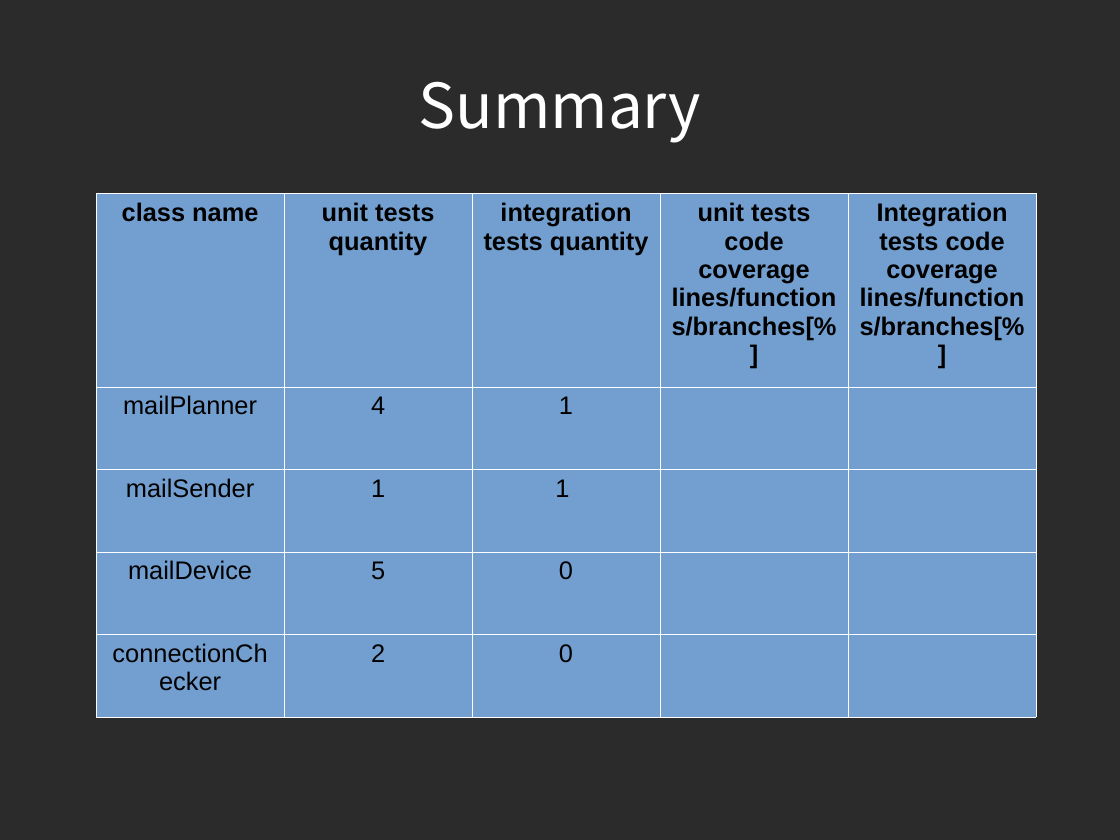
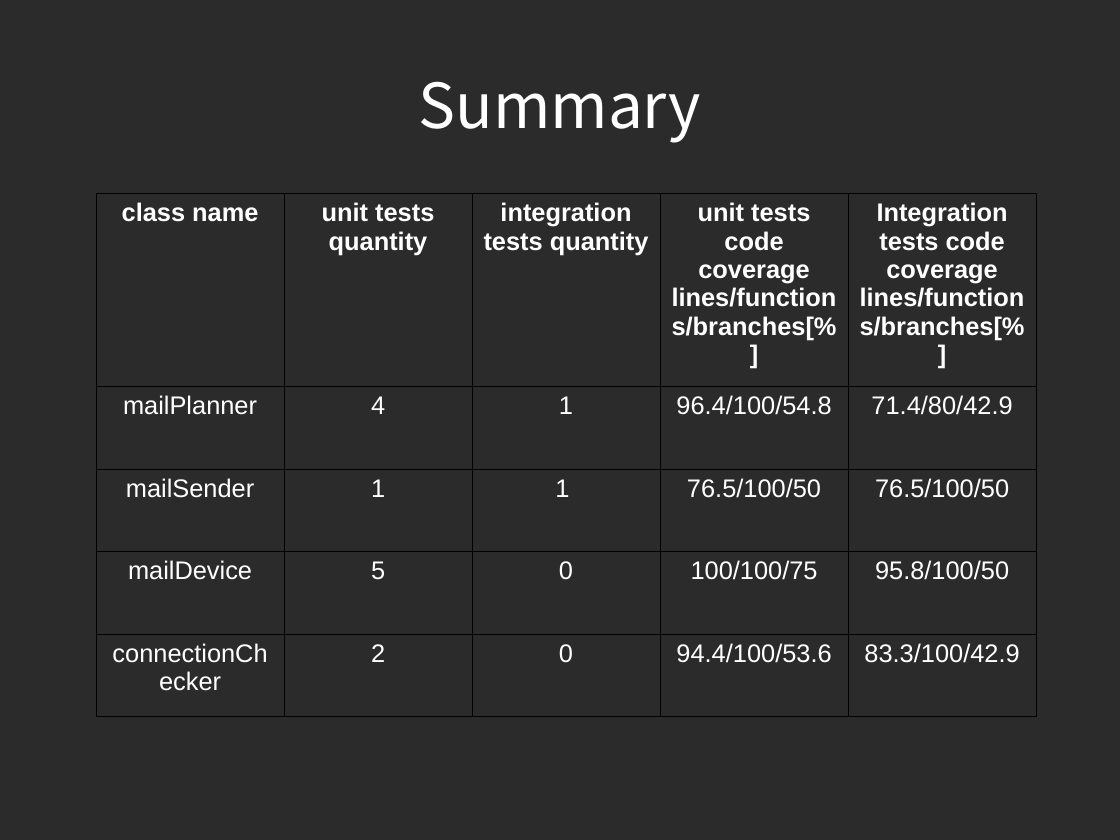
Before and after one commit to piotrek24061988/AutomaticTesting, a slide deck: slide 36 of module1/doc/AutomatedTesting2.odp (slide 35 before the commit). Drawn at 1120x840 pixels with LibreOffice and Linux fonts; fonts in the diff are those of the drawing; background and template pictures are left out; a plain dark background stands for a picture behind light text. Boxes give left, top, right and bottom in pixels: in the first picture for what was removed or moved away, otherwise in the second. Text is boxed around its words. In the diff, an @@ line names an element or a change of style, - is before the commit and + after.

```diff
--- a/module1/doc/AutomatedTesting2.odp
+++ b/module1/doc/AutomatedTesting2.odp
@@ table at <box>97,193,1037,667</box> @@
-row 2, column 4: 
+row 2, column 4: 96.4/100/54.8
-row 2, column 5: 
+row 2, column 5: 71.4/80/42.9
-row 3, column 4: 
+row 3, column 4: 76.5/100/50
-row 3, column 5: 
+row 3, column 5: 76.5/100/50
-row 4, column 4: 
+row 4, column 4: 100/100/75
-row 4, column 5: 
+row 4, column 5: 95.8/100/50
-row 5, column 4: 
+row 5, column 4: 94.4/100/53.6
-row 5, column 5: 
+row 5, column 5: 83.3/100/42.9
@@ fill #729FCF to none in 25 cells @@
@@ text colour #000000 to #FFFFFF in "class name", "unit tests quantity", "integration tests quantity", "unit tests code coverage lines/functions/branches[%]" and 13 more places @@
@@ borders changed @@
```
Also in this commit, not shown: 4 other slides changed, 2 slides added.
